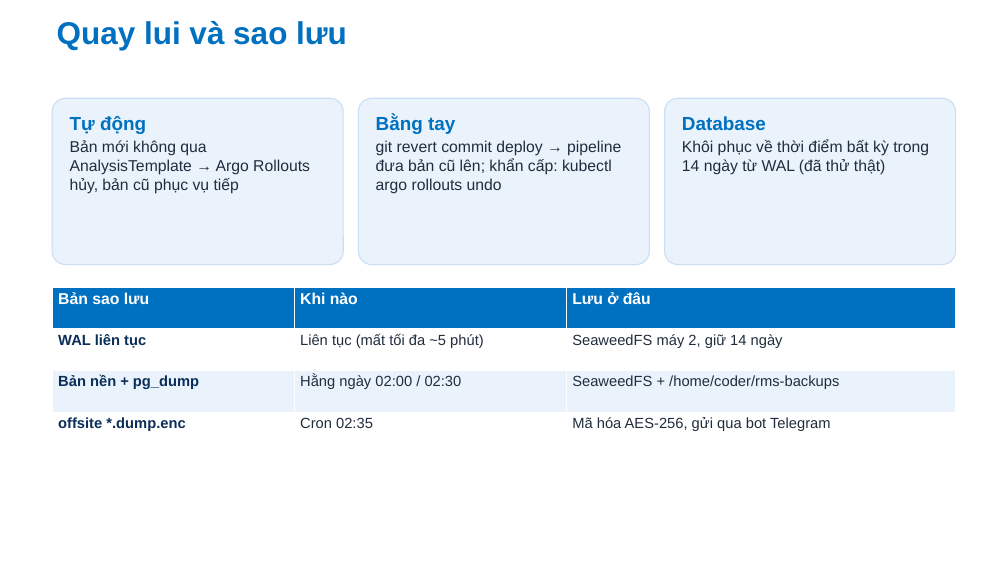
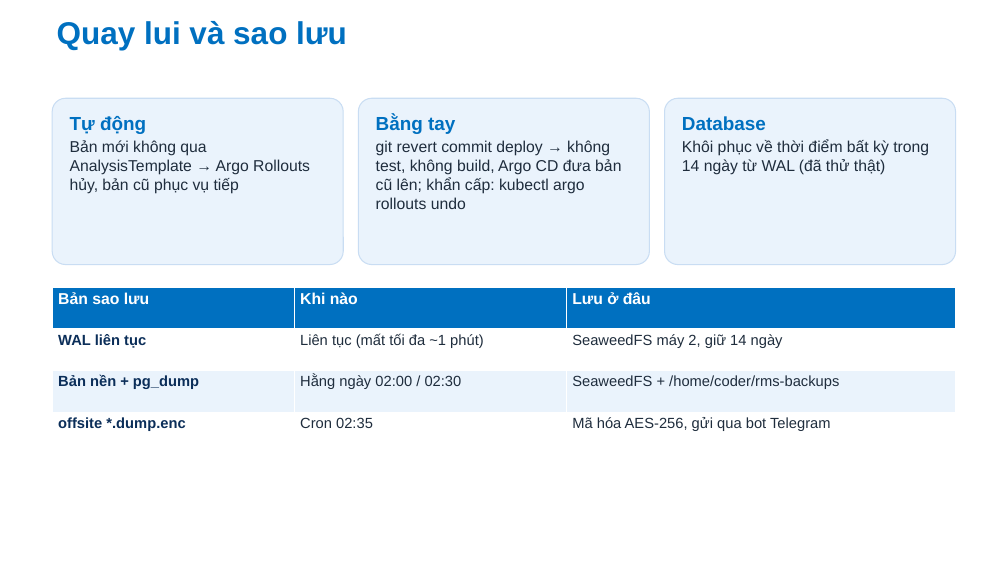
Before and after one commit to Anpham120/restaurant-management-system, a slide deck: slide 15 of docs/bao-cao/Slide_TrienKhaiPhanMem_AtlasRestaurant.pptx. Drawn at 1008x567 pixels with LibreOffice and Linux fonts; fonts in the diff are those of the drawing; background and template pictures are left out. Boxes give left, top, right and bottom in pixels: in the first picture for what was removed or moved away, otherwise in the second. Text is boxed around its words. In the diff, an @@ line names an element or a change of style, - is before the commit and + after.

```diff
--- a/docs/bao-cao/Slide_TrienKhaiPhanMem_AtlasRestaurant.pptx
+++ b/docs/bao-cao/Slide_TrienKhaiPhanMem_AtlasRestaurant.pptx
@@ text at [376,140,621,209]: text changed @@
-git revert commit deploy → pipeline đưa bản cũ lên; khẩn cấp: kubectl argo rollouts undo
+git revert commit deploy → không test, không build, Argo CD đưa bản cũ lên; khẩn cấp: kubectl argo rollouts undo
@@ table at [52,287,956,454] @@
-row 2, column 2: Liên tục (mất tối đa ~5 phút)
+row 2, column 2: Liên tục (mất tối đa ~1 phút)
```
Also in this commit, not shown: 9 other slides changed, 1 other file.
